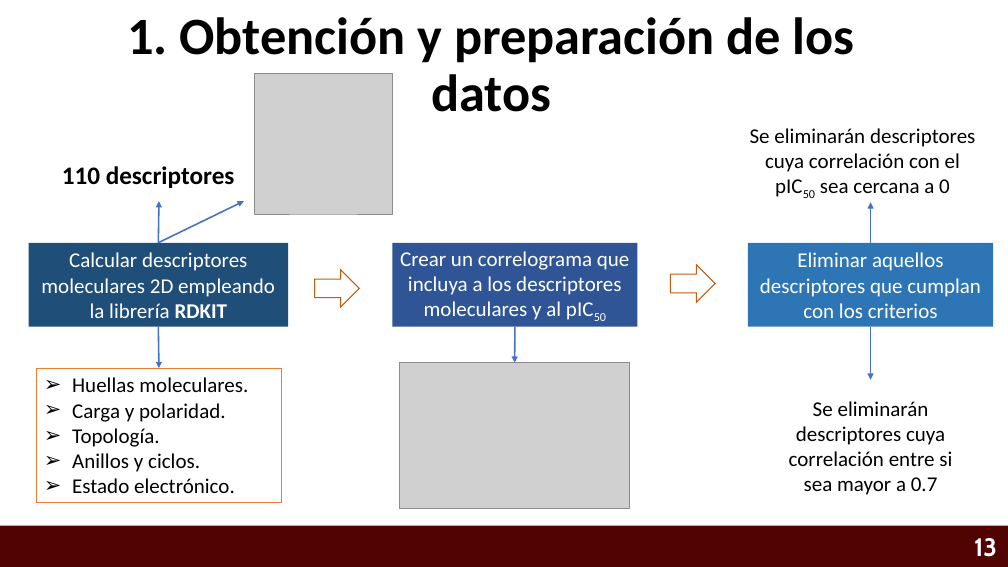
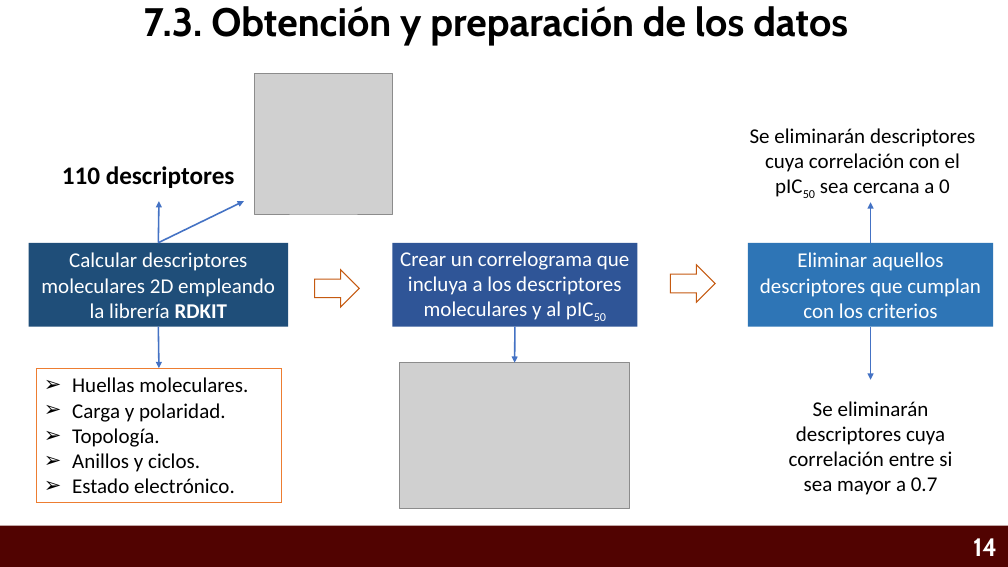
Before and after one commit to Eliud7720/Alzheimer---Anteproyecto, a slide deck: slide 14 of CRIBADO VIRTUAL INTELIGENTE PARA IDENTIFICAR INHIBIDORES MULTI-BLANCO ENFOCADOS AL TRATAMIENTO DE LA .pptx (slide 13 before the commit). Drawn at 1008x567 pixels with LibreOffice and Linux fonts; fonts in the diff are those of the drawing; grey boxes stand for pictures; background and template pictures are left out. Boxes give left, top, right and bottom in pixels: in the first picture for what was removed or moved away, otherwise in the second. Text is boxed around its words. In the diff, an @@ line names an element or a change of style, - is before the commit and + after.

```diff
--- a/CRIBADO VIRTUAL INTELIGENTE PARA IDENTIFICAR INHIBIDORES MULTI-BLANCO ENFOCADOS AL TRATAMIENTO DE LA .pptx
+++ b/CRIBADO VIRTUAL INTELIGENTE PARA IDENTIFICAR INHIBIDORES MULTI-BLANCO ENFOCADOS AL TRATAMIENTO DE LA .pptx
@@ text at box(144, 6, 848, 45): text changed; size 50 to 37.8 pt; font Calibri to Cabin @@
-1. Obtención y preparación de los datos
+7.3. Obtención y preparación de los datos
@@ page number at box(973, 538, 997, 556): text changed @@
-13
+14
```
Also in this commit, not shown: 12 other slides changed, 8 slides added, 4 slides removed.
